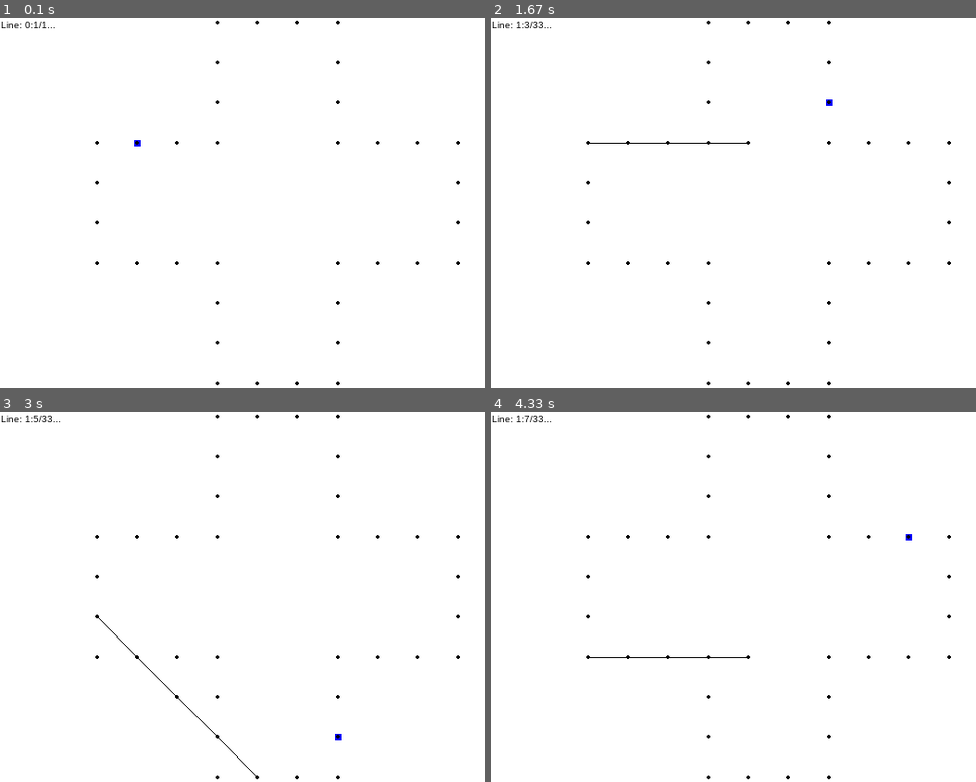
Above: before the commit, frames 1-4 (two rows, left to right).
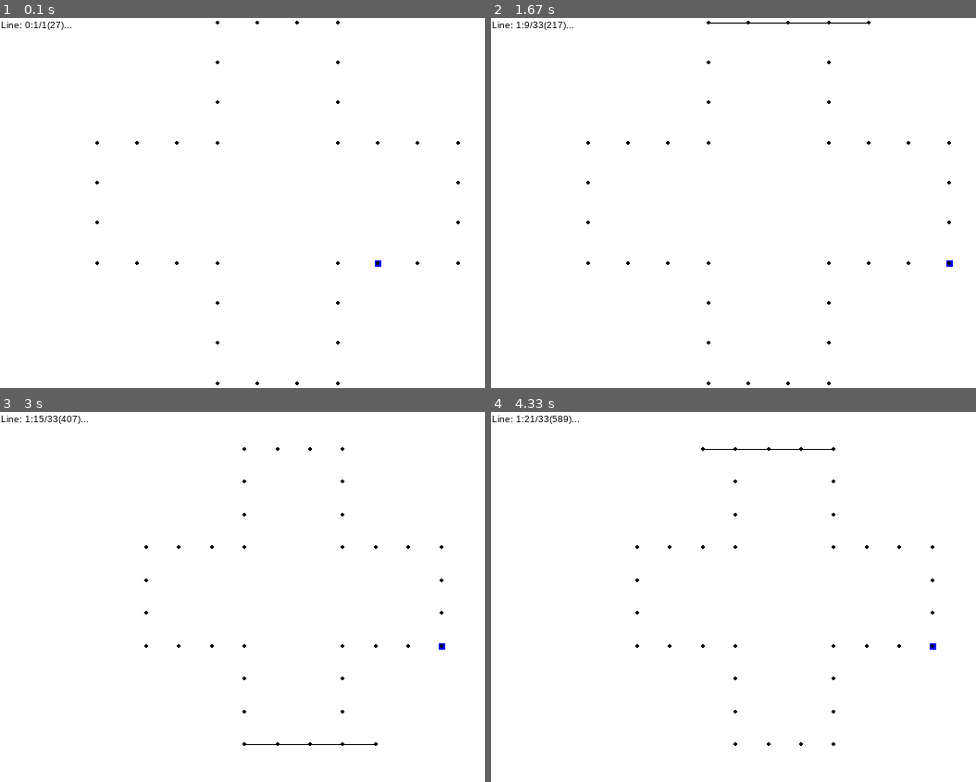
Above: after the commit, the same moments.

Repository: tomibgt/fourplusone
Game: pygame game, started from resolve.py
The game is run twice, just before and just after one commit, with the same random seed, the same clock (stepped at 60 frames per second) and the same inputs.
Inputs:
- Up to frame 1 (0.1 s): no input
- Up to frame 2 (1.67 s): no input
- Up to frame 3 (3 s): no input
- Up to frame 4 (4.33 s): no input

The runs differ from the first frame. In frame 1, less than 0.1% of the frame differs, in the area x 9-79%, y 1-68%; in frame 2, 0.2%; in frame 3, 0.7%, in the area x 6-95%, y 0-100%; in frame 4, 0.7%.

Commit message:
Quick and proper, but a bit dirty for haste.

Diff:
--- a/resolvers.py
+++ b/resolvers.py
@@ -100,6 +100,7 @@
     current_path: int = 1
     total_paths: int  = 1
     future_paths: int = 1
+    ticker: int       = 1
 
     def make_a_move(self) -> bool:
         # New round begins
@@ -149,7 +150,13 @@
             x = target[0]
             y = target[1]
             Grid.focus = [x, y]
-            self.view.refresh()
+            self.ticker += 1
+            if self.ticker > 3:
+                self.view.refresh()
+                for event in pygame.event.get():
+                    if event.type == pygame.QUIT:
+                        pygame.quit()
+                self.ticker = 1
             if self.game_grid.is_valid_line(x, y, 1, 1): # \.
                 possible_moves.append((x, y, 1, 1))
                 self.future_paths += 1
--- a/view.py
+++ b/view.py
@@ -55,10 +55,10 @@
         punctuator = "!"
         if self.resolver.is_still_going():
             punctuator = "..."
-        text = self.font.render(f'Line: {self.resolver.game_grid.line_count}:{self.resolver.current_path}/{self.resolver.total_paths}{punctuator}', True, "black")
+        text = self.font.render(f'Line: {self.resolver.game_grid.line_count}:{self.resolver.current_path}/{self.resolver.total_paths}({self.resolver.future_paths}){punctuator}', True, "black")
         self.screen.blit(text, (1, 1))
 
-        self.clock.tick(60)
+        #self.clock.tick(60)
         pygame.display.flip()
 
     def set_resolver(self, resolver: Resolver):
